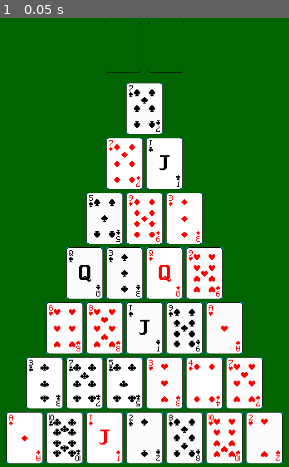
Above: before the commit, frame 1.
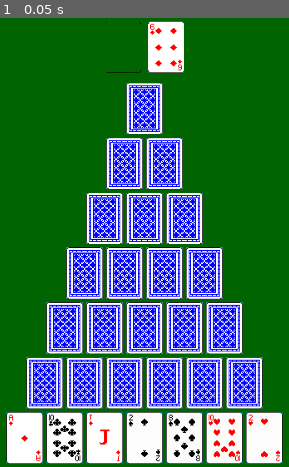
Above: after the commit, the same moment.

Repository: guilherme-antonio/Piranguim
Game: Godot game, scene res://MainScene.tscn
Two runs of this game, one before a commit and one after it. Both use one fixed random seed, a clock stepped at 60 frames per second and the inputs below.
Inputs:
- Up to frame 1 (0.05 s): no input

The runs differ from the first frame. In frame 1, 22% of the frame differs, in the area x 8-92%, y 0-88%.

Commit message:
Adding event on_click for slots

Diff:
--- a/Card.tscn
+++ b/Card.tscn
@@ -9,3 +9,11 @@
 [node name="Sprite2D" type="Sprite2D" parent="."]
 position = Vector2(44, -62)
 texture = ExtResource("1_rujxu")
+
+[node name="Area2D" type="Area2D" parent="."]
+
+[node name="CollisionPolygon2D" type="CollisionPolygon2D" parent="Area2D"]
+position = Vector2(44, -62)
+polygon = PackedVector2Array(43.1, -62, -43.2, -62, -44, -61.5, -44, 61.4, -43.2, 62, 43.4, 62, 44, 61.1, 44, -61.5)
+
+[connection signal="input_event" from="Area2D" to="." method="_on_area_2d_input_event"]
--- a/MainScene.tscn
+++ b/MainScene.tscn
@@ -9,6 +9,7 @@
 [node name="ColorRect" type="ColorRect" parent="."]
 offset_right = 1920.0
 offset_bottom = 1080.0
+mouse_filter = 1
 color = Color(0, 0.392157, 0, 1)
 
 [node name="Card-7-1" parent="." instance=ExtResource("1_bpidd")]
--- a/scripts/card.gd
+++ b/scripts/card.gd
@@ -1,7 +1,10 @@
 class_name Card
 
-func _init(new_rank, new_suit):
+func _init(new_order, new_rank, new_suit):
+	order = new_order
 	rank = new_rank
 	suit = new_suit
+
+var order
 var rank
 var suit
--- a/scripts/main.gd
+++ b/scripts/main.gd
@@ -2,6 +2,7 @@
 
 var deck = []
 var slots
+var top_card
 
 # Called when the node enters the scene tree for the first time.
 func _ready() -> void:
@@ -16,6 +17,7 @@
 	]
 	_create_deck()
 	_fill_card_slots()
+	_select_top_card()
 
 func _create_deck():
 	for suit in Suit:
@@ -29,12 +31,32 @@
 				real_rank = "Q"
 			if rank == 13:
 				real_rank = "K"
-			deck.append(Card.new(real_rank, suit))
+			deck.append(Card.new(rank, real_rank, suit))
 	deck.shuffle()
 
 func _fill_card_slots():
+	var row_count = 0
 	for row in slots:
+		row_count += 1
+		var hide_card = (row != slots[slots.size() - 1])
+		var collumn_count = 0
 		for slot in row:
+			collumn_count += 1
+			slot.set_position(row_count, collumn_count)
 			slot.set_card(deck.pop_front())
+			slot.set_visibility(hide_card)
+			slot.set_click_event_handler(Callable(self, "_on_card_click"))
+
+func _select_top_card(card = null):
+	if (card == null):
+		top_card = deck.pop_front()
+	else:
+		top_card = card
+	$"Card-Top".set_card(top_card)
+	$"Card-Top".set_visibility(false)
+
+func _on_card_click(row, collumn, card):
+	if (abs(card.order - top_card.order) == 1):
+		slots[row-1][collumn-1].clear_slot()
 
 enum Suit {CLUBS, SPADES, DIAMONDS, HEARTS}
--- a/scripts/slot.gd
+++ b/scripts/slot.gd
@@ -1,10 +1,40 @@
 extends Node
 
+var row
+var collumn
 var card
+var hidden
+var on_click_event: Callable
+
+func set_position(slot_row, slot_collumn):
+	row = slot_row
+	collumn = slot_collumn
 
 func set_card(new_card):
 	card = new_card
-	var path = "res://textures/cards/%s/%s%s.tres"
-	var full_path = path % [card.suit, card.suit, card.rank]
-	$Sprite2D.texture = load(full_path)
-	print(full_path)
+
+func set_click_event_handler(action: Callable):
+	on_click_event = action
+
+func set_visibility(hide_card):
+	assert(card != null)
+	hidden = hide_card
+	_set_sprite()
+
+func clear_slot():
+	card = null
+	$Sprite2D.texture = load("res://textures/cards/others/placeholder.tres")
+
+func _set_sprite():
+	var path
+	if (hidden):
+		path = "res://textures/cards/others/cardback.tres"
+	else:
+		path = "res://textures/cards/%s/%s%s.tres" % [card.suit, card.suit, card.rank]
+	$Sprite2D.texture = load(path)
+
+func _on_area_2d_input_event(viewport: Node, event: InputEvent, shape_idx: int) -> void:
+	if (!hidden and event is InputEventMouseButton):
+		if event.button_index == MOUSE_BUTTON_LEFT:
+			if event.pressed:
+				on_click_event.call(row, collumn, card)
